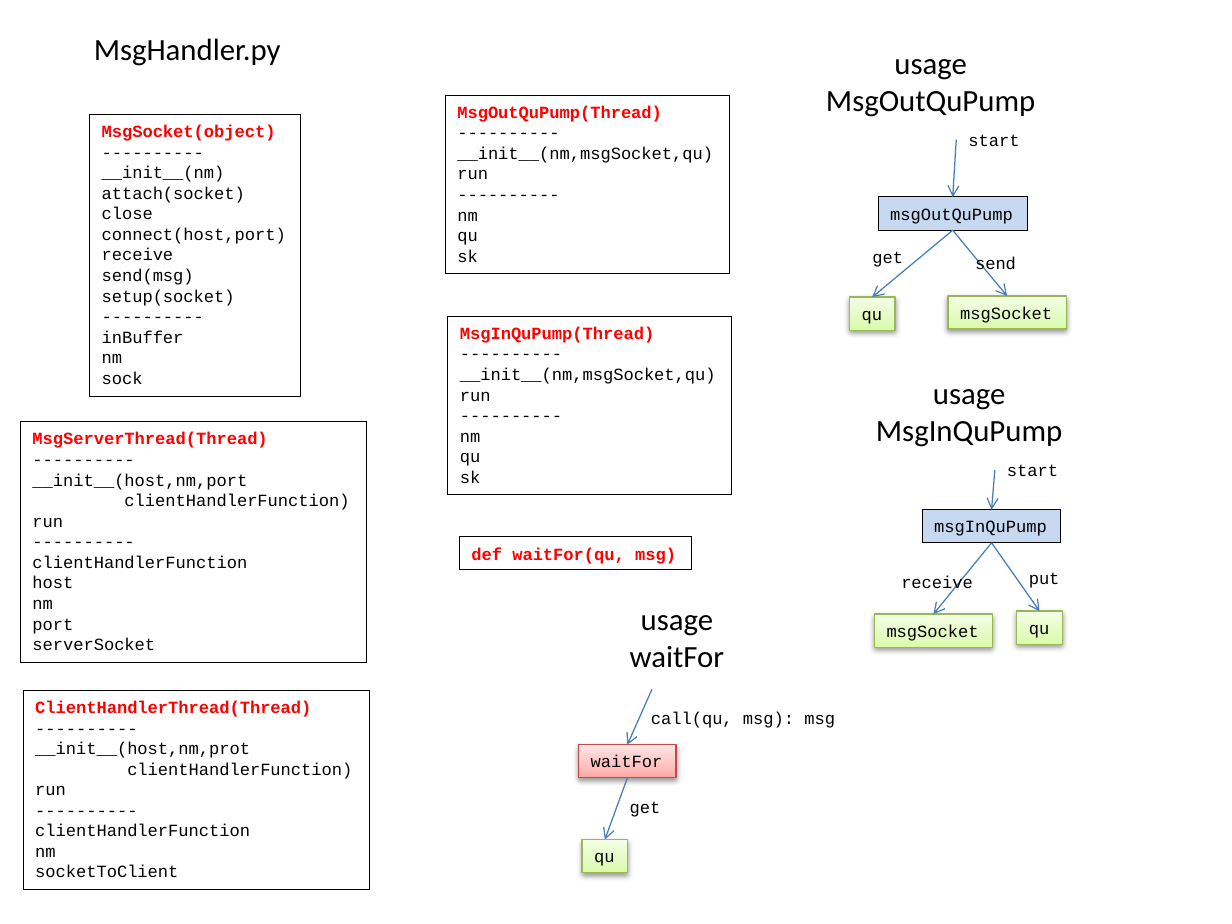
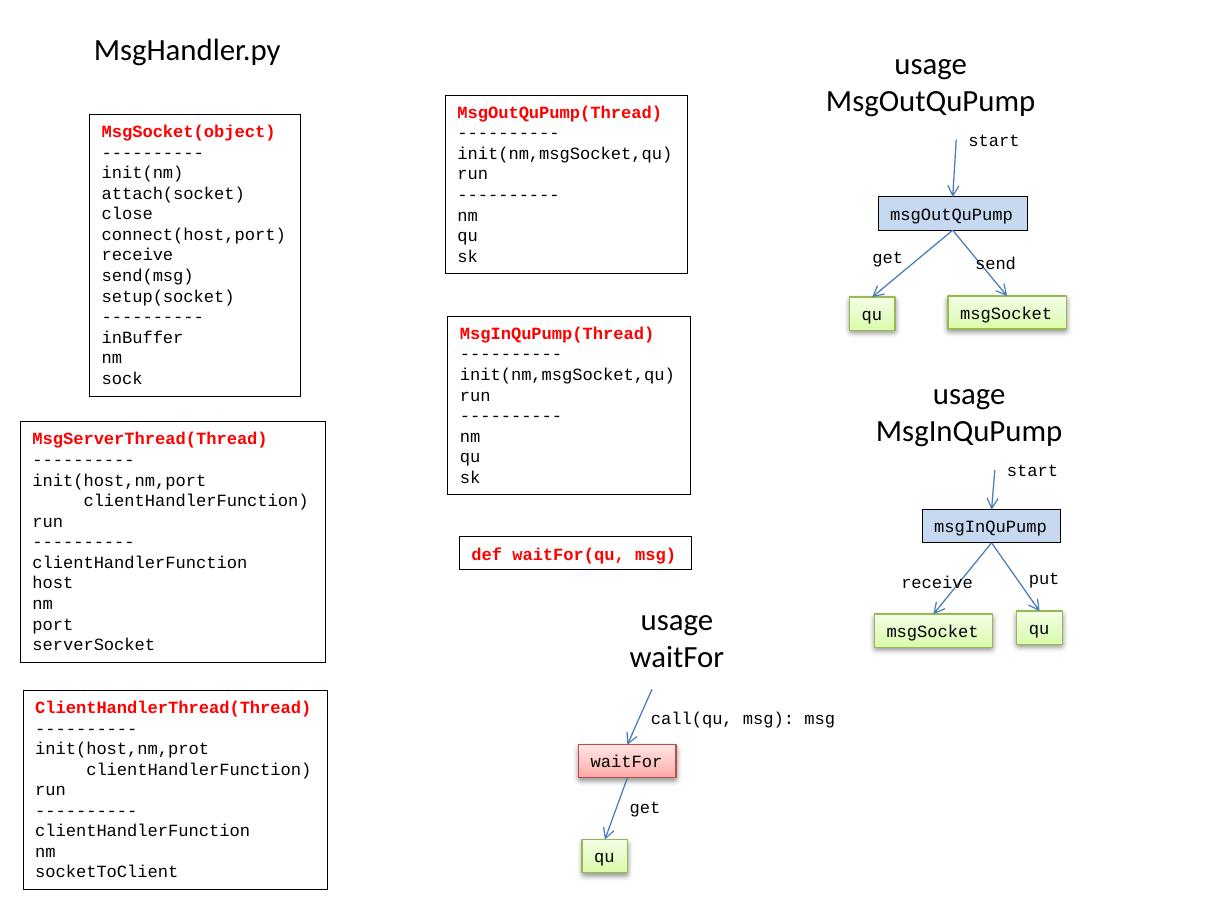
Before and after one commit to mlozborne/motin, a slide deck: slide 5 of Scripting/ScriptingDocumenation/DesignDiagrams.pptx. Drawn at 1232x924 pixels with LibreOffice and Linux fonts; fonts in the diff are those of the drawing. Boxes give left, top, right and bottom in pixels: in the first picture for what was removed or moved away, otherwise in the second. Text is boxed around its words. In the diff, an @@ line names an element or a change of style, - is before the commit and + after.

```diff
--- a/Scripting/ScriptingDocumenation/DesignDiagrams.pptx
+++ b/Scripting/ScriptingDocumenation/DesignDiagrams.pptx
@@ rectangle "MsgOutQuPump(Thread)": place and size @@
-rectangle "MsgOutQuPump(Thread)" at (445, 95, 729, 274)
+rectangle "MsgOutQuPump(Thread)" at (445, 95, 687, 274)
@@ text in rectangle at (457, 146, 672, 163): text changed @@
-__init__(nm,msgSocket,qu)
+init(nm,msgSocket,qu)
@@ text in rectangle at (102, 165, 184, 182): text changed @@
-__init__(nm)
+init(nm)
@@ rectangle "MsgInQuPump(Thread)": place and size @@
-rectangle "MsgInQuPump(Thread)" at (447, 317, 732, 495)
+rectangle "MsgInQuPump(Thread)" at (447, 317, 690, 495)
@@ text in rectangle at (460, 367, 675, 384): text changed @@
-__init__(nm,msgSocket,qu)
+init(nm,msgSocket,qu)
@@ rectangle "MsgServerThread(Thread)": place and size @@
-rectangle "MsgServerThread(Thread)" at (20, 421, 366, 662)
+rectangle "MsgServerThread(Thread)" at (20, 421, 324, 662)
@@ text in rectangle at (32, 473, 206, 490): text changed @@
-__init__(host,nm,port
+init(host,nm,port
@@ rectangle "ClientHandlerThread(Thread)": place and size @@
-rectangle "ClientHandlerThread(Thread)" at (23, 690, 370, 890)
+rectangle "ClientHandlerThread(Thread)" at (23, 690, 328, 890)
@@ text in rectangle at (35, 741, 209, 758): text changed @@
-__init__(host,nm,prot
+init(host,nm,prot
```
Also in this commit, not shown: 3 other slides changed, 1 other file.
